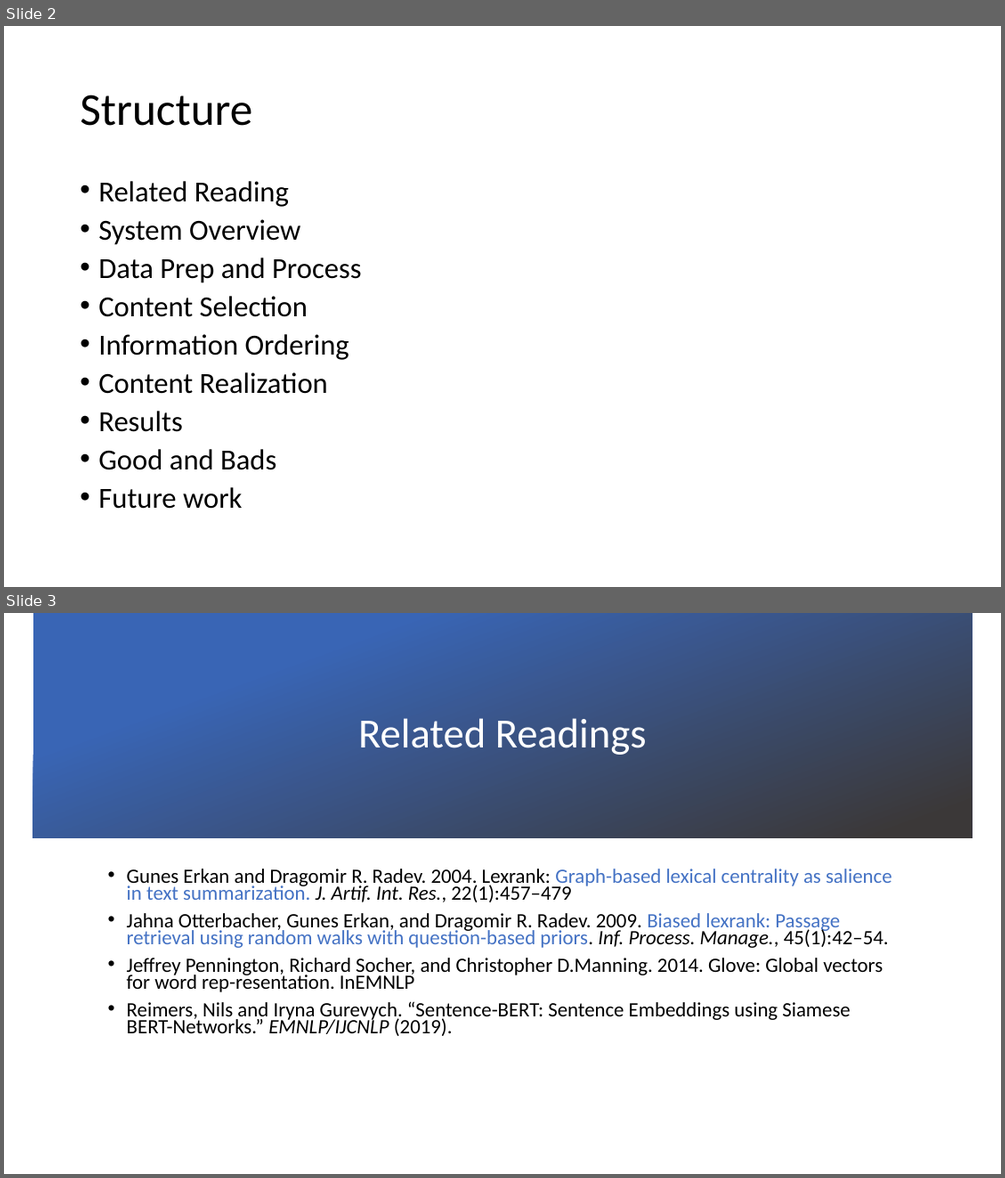
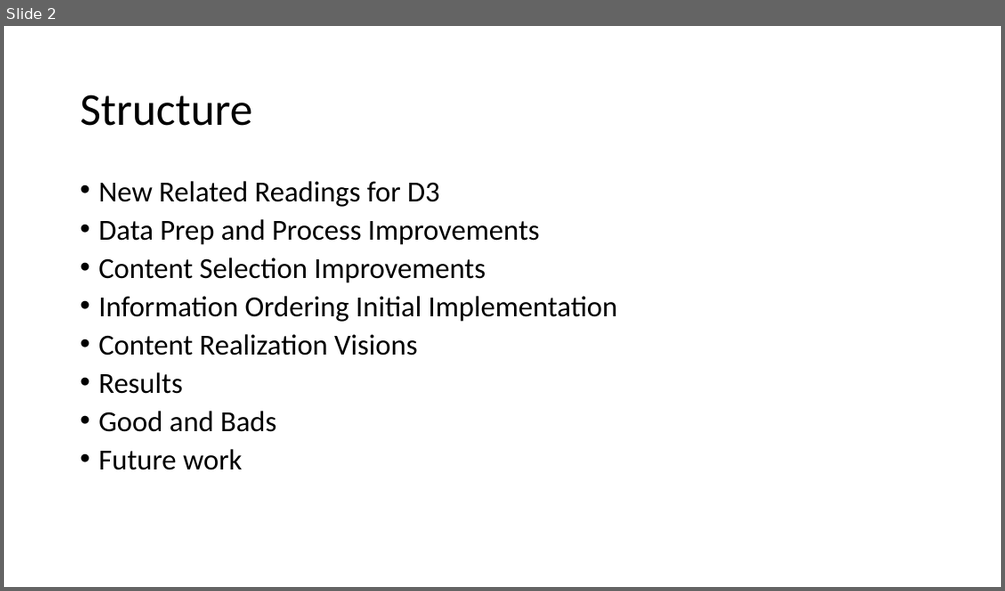
Before and after one commit to cadiem/LING573SP20, a slide deck: doc/D3_presentation.pptx. Shown one above the other, each under a label of ours: slides 2 and 3 before the commit, slide 2 after it. The pictures are 1005x1178 and 1005x591 pixels, drawn with LibreOffice and Linux fonts; fonts in the diff are those of the drawing; background and template pictures are left out. Boxes give left, top, right and bottom in pixels: in the first picture for what was removed or moved away, otherwise in the second. Text is boxed around its words. In the diff, an @@ line names an element or a change of style, - is before the commit and + after.

```diff
--- a/doc/D3_presentation.pptx
+++ b/doc/D3_presentation.pptx
@@ slide 3 removed at [4,613,1001,1174], background picture (left out) @@
@@ rectangle removed at [33,613,972,838] @@
@@ title removed at [358,718,647,755] @@
-Related Readings
@@ text removed at [127,868,892,1036] @@
-• Gunes Erkan and Dragomir R. Radev. 2004. Lexrank: Graph-based lexical centrality as salience in text summarization. J. Artif. Int. Res., 22(1):457–479
-• Jahna Otterbacher, Gunes Erkan, and Dragomir R. Radev. 2009. Biased lexrank: Passage retrieval using random walks with question-based priors. Inf. Process. Manage., 45(1):42–54.
-• Jeffrey Pennington, Richard Socher, and Christopher D.Manning. 2014. Glove: Global vectors for word rep-resentation. InEMNLP
-• Reimers, Nils and Iryna Gurevych. “Sentence-BERT: Sentence Embeddings using Siamese BERT-Networks.” EMNLP/IJCNLP (2019).
@@ slide 2 changed as well @@
@@ text at [98,181,618,355]: text changed @@
-• Related Reading
-• System Overview
-• Data Prep and Process
-• Content Selection
-• Information Ordering
-• Content Realization
+• New Related Readings for D3
+• Data Prep and Process Improvements
+• Content Selection Improvements
+• Information Ordering Initial Implementation
+• Content Realization Visions
```
Also in this commit, not shown: 16 other slides changed, 6 slides added, 3 other slides removed.
